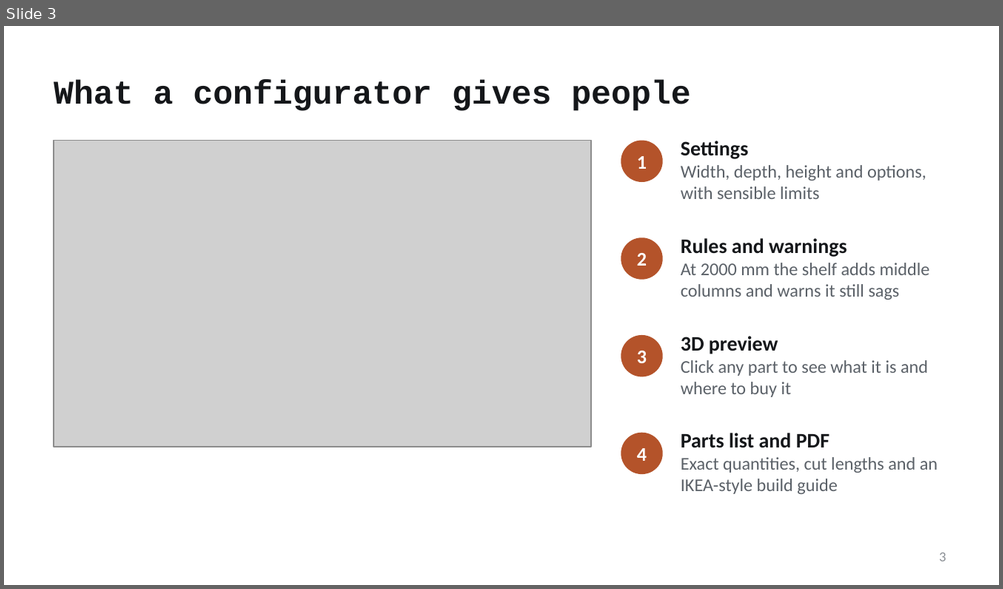
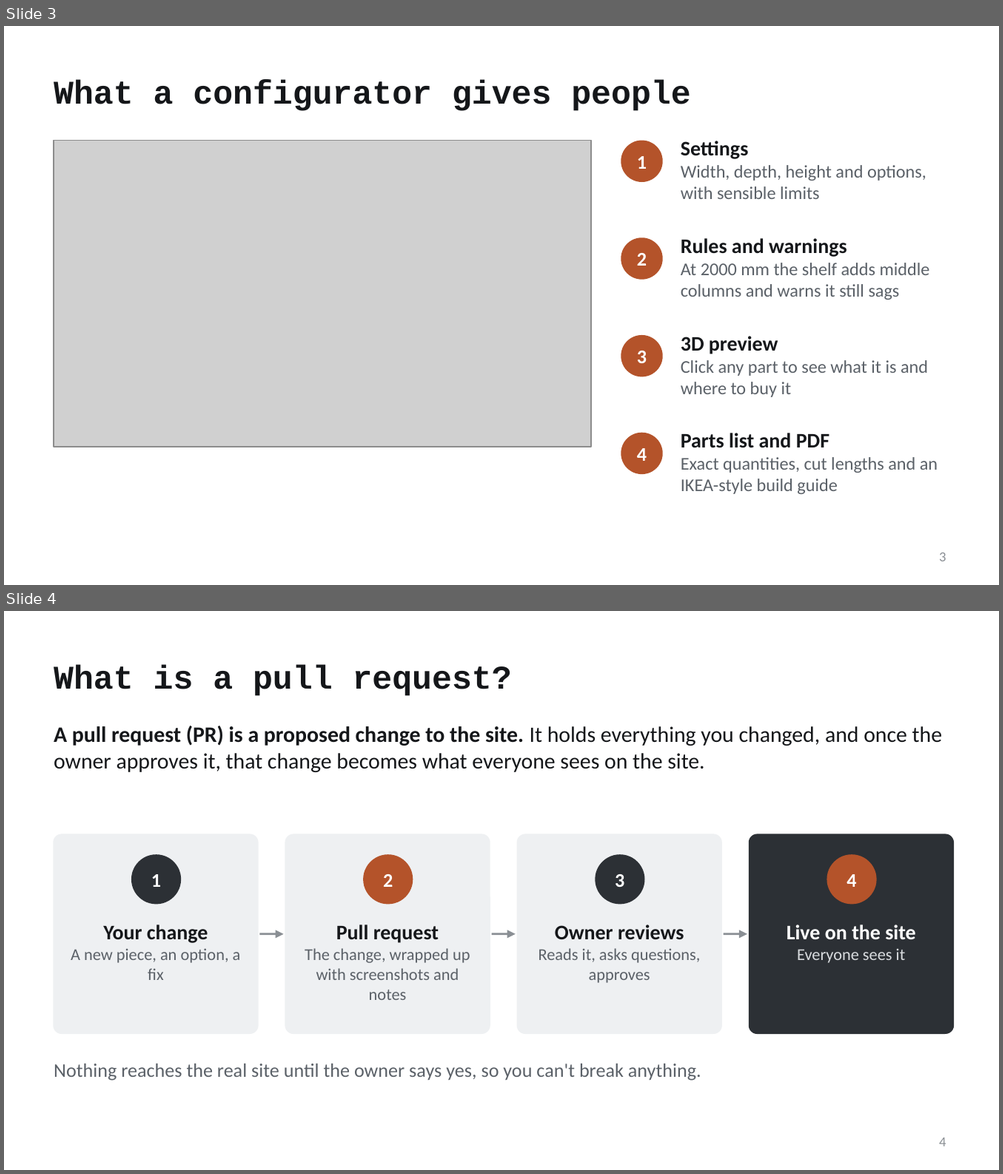
Before and after one commit to mfprado/acrylic-furniture, a slide deck: docs/contributing-guide.pptx. Shown one above the other, each under a label of ours: slide 3 before the commit, slides 3 and 4 after it. The pictures are 1003x589 and 1003x1174 pixels, drawn with LibreOffice and Linux fonts; fonts in the diff are those of the drawing; grey boxes stand for pictures. Boxes give left, top, right and bottom in pixels: in the first picture for what was removed or moved away, otherwise in the second. Text is boxed around its words. In the diff, an @@ line names an element or a change of style, - is before the commit and + after.

```diff
--- a/docs/contributing-guide.pptx
+++ b/docs/contributing-guide.pptx
@@ slide 4 added at (x1=4, y1=611, x2=999, y2=1170), background #FFFFFF @@
@@ title added at (x1=54, y1=665, x2=512, y2=696), 24 pt, text #15171A, bold @@
+What is a pull request?
@@ text added at (x1=54, y1=726, x2=942, y2=772), 16 pt, text #15171A @@
+A pull request (PR) is a proposed change to the site. It holds everything you changed, and once the owner approves it, that change becomes what everyone sees on the site.
@@ rounded rectangle added at (x1=54, y1=834, x2=258, y2=1034), fill #EEF0F2, outline #EEF0F2 1 pt @@
@@ ellipse added at (x1=131, y1=854, x2=181, y2=904), fill #2C3035, 14 pt, text #FFFFFF, bold @@
+1
@@ rounded rectangle added at (x1=285, y1=834, x2=489, y2=1034), fill #EEF0F2, outline #EEF0F2 1 pt @@
@@ ellipse added at (x1=363, y1=854, x2=412, y2=904), fill #B4532A, 14 pt, text #FFFFFF, bold @@
+2
@@ rounded rectangle added at (x1=518, y1=834, x2=721, y2=1034), fill #EEF0F2, outline #EEF0F2 1 pt @@
@@ ellipse added at (x1=595, y1=854, x2=645, y2=904), fill #2C3035, 14 pt, text #FFFFFF, bold @@
+3
@@ rounded rectangle added at (x1=749, y1=834, x2=953, y2=1034), fill #2C3035, outline #2C3035 1 pt @@
@@ ellipse added at (x1=826, y1=854, x2=876, y2=904), fill #B4532A, 14 pt, text #FFFFFF, bold @@
+4
@@ text added at (x1=71, y1=925, x2=241, y2=980), 12 pt, text #5B6168 @@
+Your change
+A new piece, an option, a fix
@@ arrow added from (259, 934) to (284, 934), #8A8F94 1.5 pt @@
@@ text added at (x1=304, y1=925, x2=469, y2=1000), 12 pt, text #5B6168 @@
+Pull request
+The change, wrapped up with screenshots and notes
@@ arrow added from (492, 934) to (515, 934), #8A8F94 1.5 pt @@
@@ text added at (x1=538, y1=925, x2=700, y2=983), 12 pt, text #5B6168 @@
+Owner reviews
+Reads it, asks questions, approves
@@ arrow added from (723, 934) to (747, 934), #8A8F94 1.5 pt @@
@@ text added at (x1=786, y1=925, x2=915, y2=963), 12 pt, text #D9DCDF @@
+Live on the site
+Everyone sees it
@@ text added at (x1=54, y1=1064, x2=701, y2=1081), 14 pt, text #5B6168 @@
+Nothing reaches the real site until the owner says yes, so you can't break anything.
@@ page number added at (x1=939, y1=1138, x2=945, y2=1147), 10 pt, text #8A8F94 @@
+4
```
Also in this commit, not shown: 9 slides changed, 7 other slides added, 5 slides removed, 3 other files.
